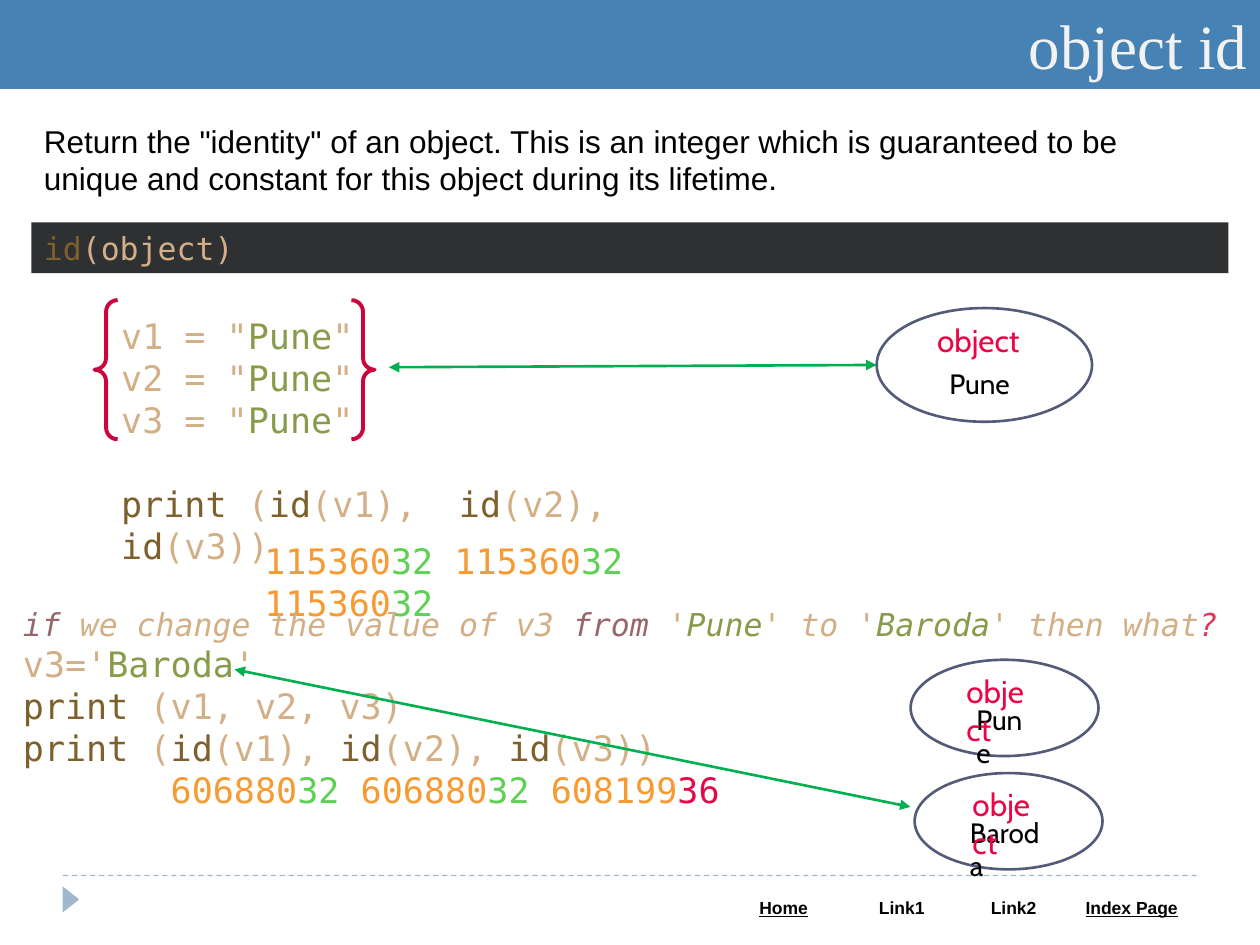
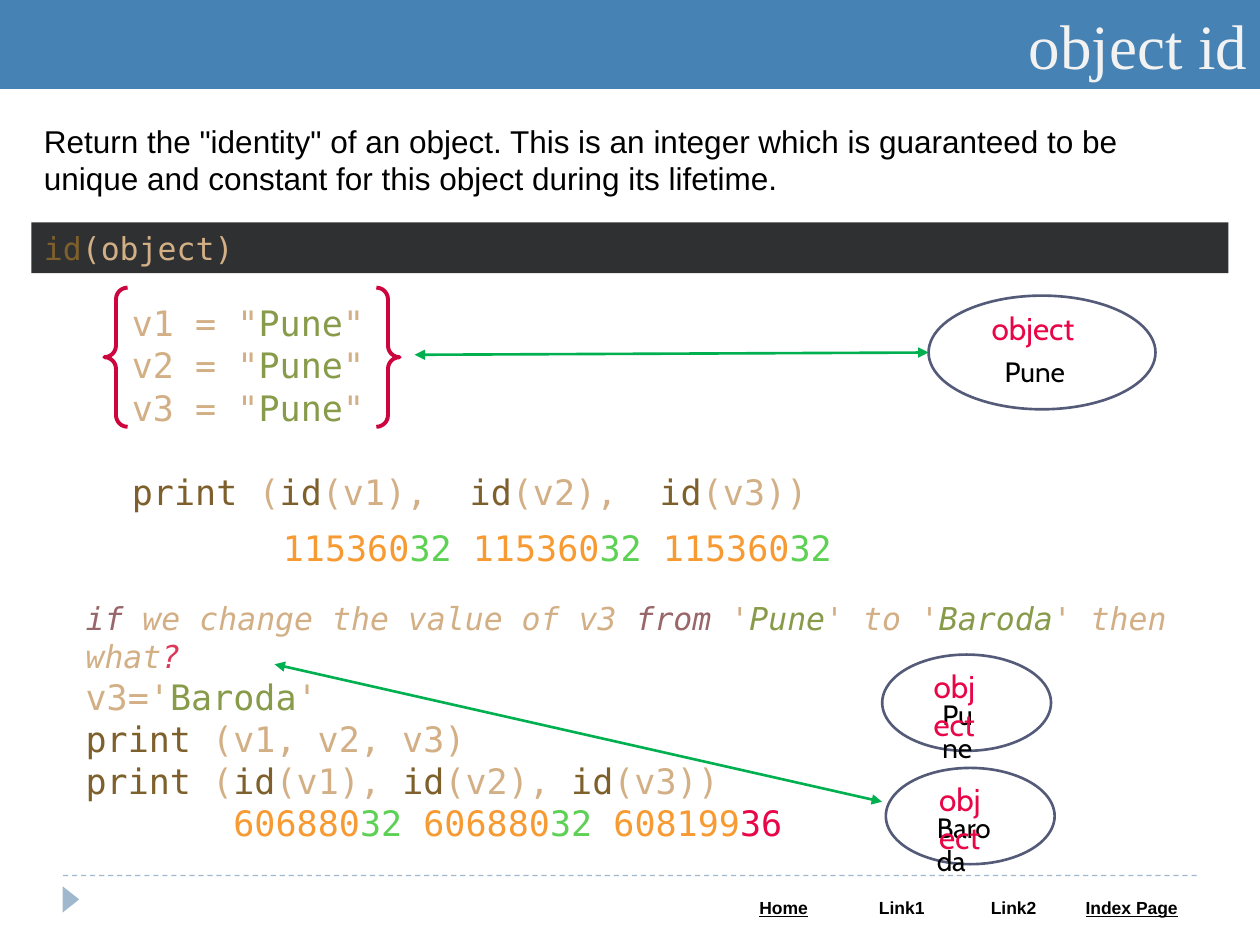
Before and after one commit to Saleel-Bagde-drive/Python-and-Web-PPTs, a slide deck: slide 37 of Python.pptx (slide 28 before the commit). Drawn at 1260x945 pixels with LibreOffice and Linux fonts; fonts in the diff are those of the drawing. Boxes give left, top, right and bottom in pixels: in the first picture for what was removed or moved away, otherwise in the second. Text is boxed around its words. In the diff, an @@ line names an element or a change of style, - is before the commit and + after.

```diff
--- a/Python.pptx
+++ b/Python.pptx
@@ brace pair: place and size @@
-brace pair at box(94, 300, 374, 438)
+brace pair at box(105, 287, 399, 426)
@@ text "v1 = "Pune"" rewrapped from box(121, 323, 607, 564) to box(132, 310, 808, 513) @@
@@ ellipse: place and size @@
-ellipse at box(877, 309, 1092, 422)
+ellipse at box(929, 296, 1155, 410)
@@ text "object": place and size @@
-text "object" at box(937, 328, 1019, 360)
+text "object" at box(992, 316, 1074, 347)
@@ double arrow moved from (389, 367) - (877, 365) to (415, 355) - (929, 353) @@
@@ text "Pune": place and size @@
-text "Pune" at box(949, 374, 1009, 395)
+text "Pune" at box(1005, 362, 1065, 383)
@@ text "11536032 11536032 11536032" rewrapped from box(264, 548, 623, 624) to box(283, 535, 832, 562) @@
@@ text "if we change the value ..." rewrapped from box(23, 610, 1218, 804) to box(86, 606, 1167, 837) @@
@@ ellipse: place and size @@
-ellipse at box(911, 660, 1099, 756)
+ellipse at box(882, 655, 1051, 751)
@@ double arrow moved from (234, 669) - (911, 806) to (275, 664) - (882, 801) @@
@@ text "object" rewrapped from box(954, 667, 1043, 702) to box(921, 660, 1002, 696) @@
@@ text "Pune" rewrapped from box(964, 696, 1038, 728) to box(930, 690, 997, 723) @@
@@ ellipse: place and size @@
-ellipse at box(915, 774, 1102, 869)
+ellipse at box(886, 767, 1055, 863)
@@ text "object" rewrapped from box(960, 779, 1050, 814) to box(926, 774, 1007, 809) @@
@@ text "Baroda" rewrapped from box(958, 809, 1052, 842) to box(925, 804, 1011, 837) @@
```
Also in this commit, not shown: 12 other slides changed, 9 slides added, 2 slides removed, 1 other file.
